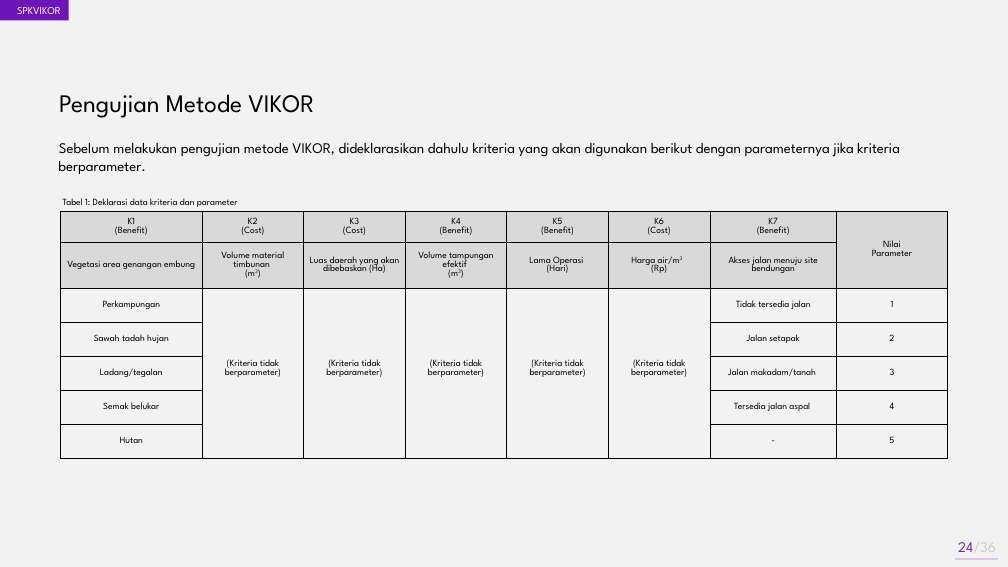
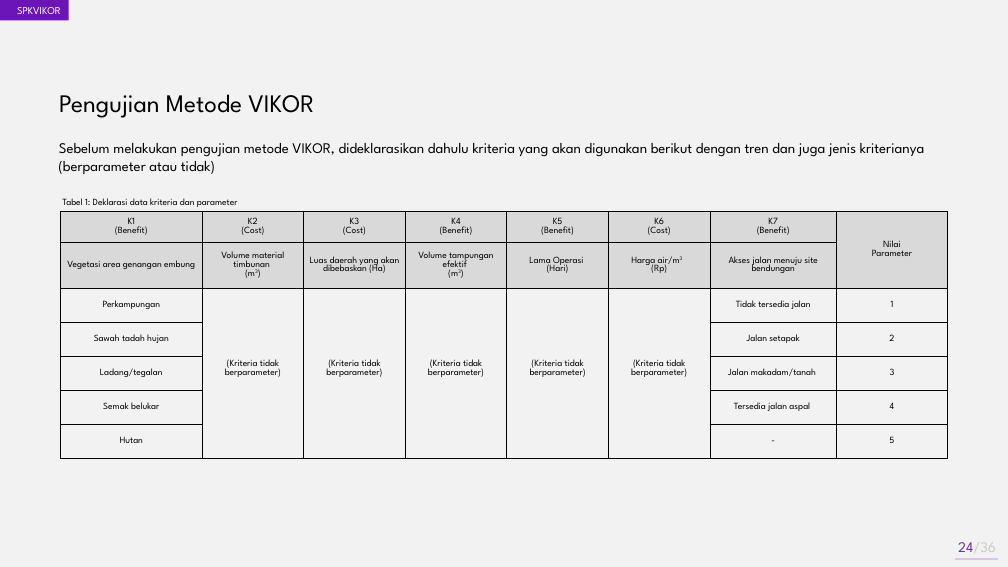
Before and after one commit to akhmadali7/TugasAkhir, a slide deck: slide 24 of PPT - TA - Akhmad Ali Sajidin.pptx. Drawn at 1008x567 pixels with LibreOffice and Linux fonts; fonts in the diff are those of the drawing. Boxes give left, top, right and bottom in pixels: in the first picture for what was removed or moved away, otherwise in the second. Text is boxed around its words. In the diff, an @@ line names an element or a change of style, - is before the commit and + after.

```diff
--- a/PPT - TA - Akhmad Ali Sajidin.pptx
+++ b/PPT - TA - Akhmad Ali Sajidin.pptx
@@ text at [58, 143, 924, 174]: text changed @@
-Sebelum melakukan pengujian metode VIKOR, dideklarasikan dahulu kriteria yang akan digunakan berikut dengan parameternya jika kriteria berparameter.
+Sebelum melakukan pengujian metode VIKOR, dideklarasikan dahulu kriteria yang akan digunakan berikut dengan tren dan juga jenis kriterianya (berparameter atau tidak)
```
Also in this commit, not shown: 8 other slides changed, 31 other files.
